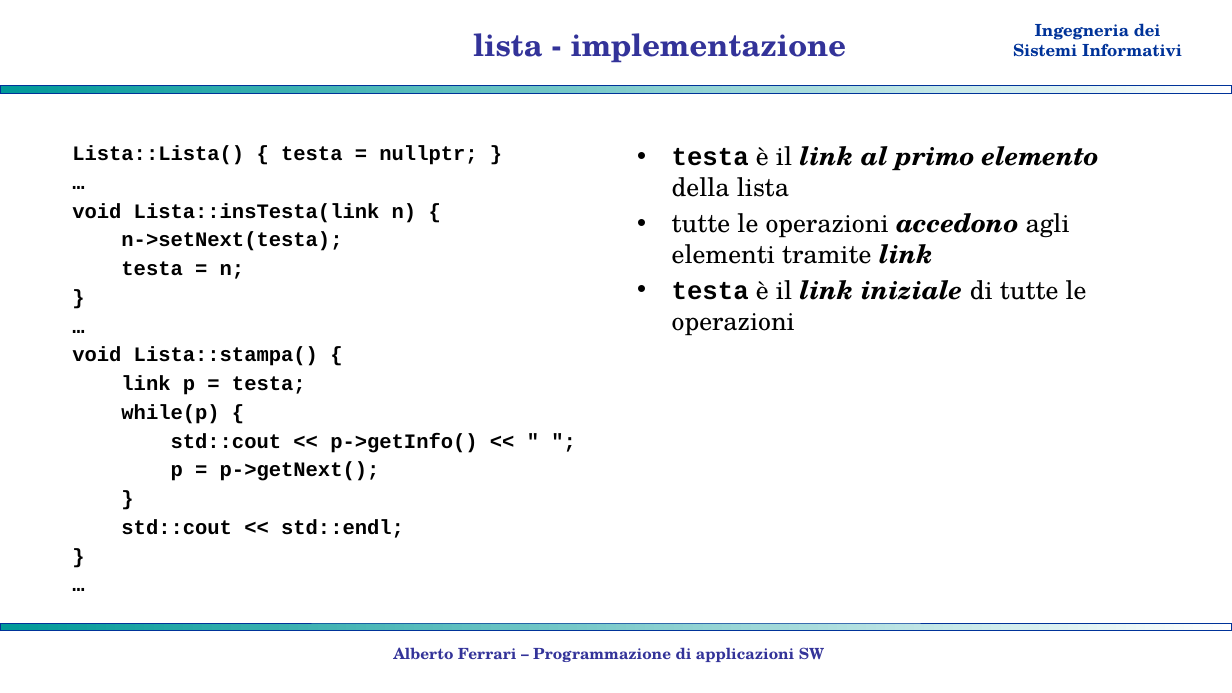
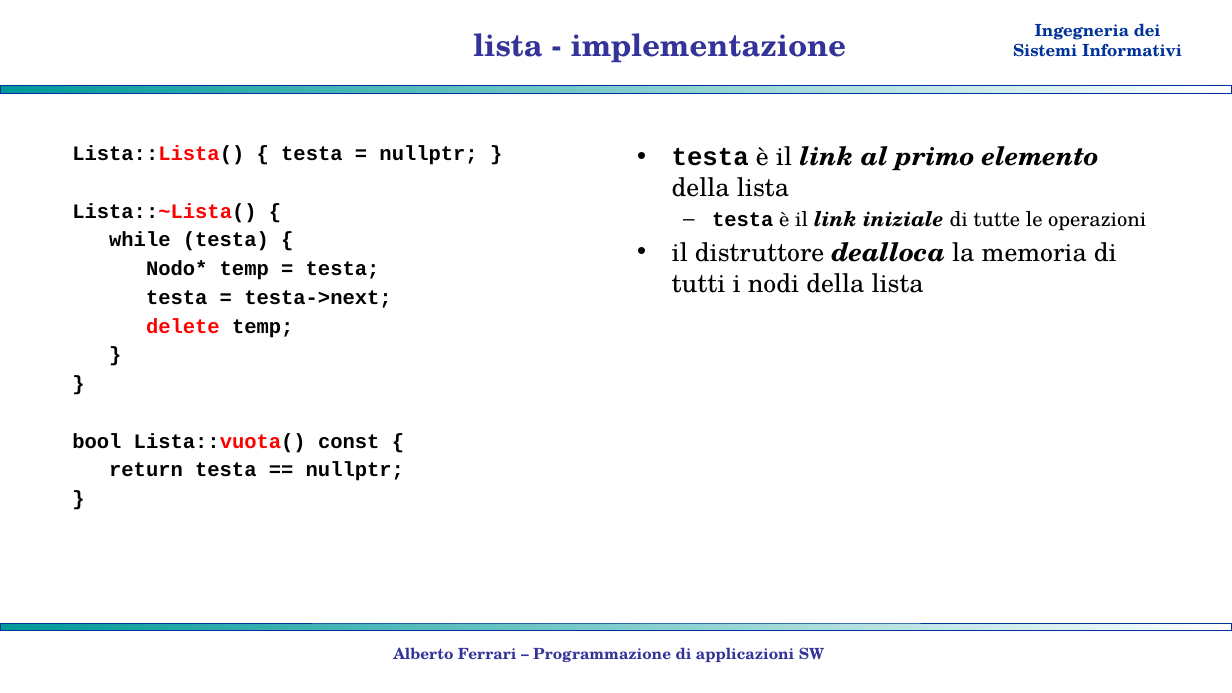
Before and after one commit to albertoferrari/pasw, a slide deck: slide 11 of lezioni/PASW06 - strutture lineari.pptx. Drawn at 1232x693 pixels with LibreOffice and Linux fonts; fonts in the diff are those of the drawing; background and template pictures are left out. Boxes give left, top, right and bottom in pixels: in the first picture for what was removed or moved away, otherwise in the second. Text is boxed around its words. In the diff, an @@ line names an element or a change of style, - is before the commit and + after.

```diff
--- a/lezioni/PASW06 - strutture lineari.pptx
+++ b/lezioni/PASW06 - strutture lineari.pptx
@@ text at (x1=72, y1=146, x2=477, y2=481): paragraph removed @@
-…
@@ text at (x1=72, y1=146, x2=477, y2=165): text colour #000000 to #FF0000 in "Lista::Lista()" @@
@@ text at (x1=72, y1=203, x2=391, y2=338): text changed @@
-…
-void Lista::insTesta(link n) {
-n->setNext(testa);
-testa = n;
+Lista::~Lista() {
+while (testa) {
+Nodo* temp = testa;
+testa = testa->next;
+delete temp;
@@ text at (x1=672, y1=213, x2=1070, y2=264): paragraph removed @@
-• tutte le operazioni accedono agli elementi tramite link
@@ text at (x1=712, y1=211, x2=1146, y2=230): size 20 to 16 pt in "testa è il link iniziale di tutte ..."; bullet • to –; list level 1 to 2 in "testa è il link iniziale ..." @@
@@ text at (x1=672, y1=242, x2=1117, y2=293): paragraph added @@
+• il distruttore dealloca la memoria di tutti i nodi della lista
@@ text at (x1=72, y1=347, x2=477, y2=481): paragraphs removed @@
-…
-void Lista::stampa() {
-link p = testa;
-while(p) {
-std::cout << p->getInfo() << " ";
-p = p->getNext();
@@ text at (x1=72, y1=433, x2=404, y2=481): text changed @@
-std::cout << std::endl;
+bool Lista::vuota() const {
+return testa == nullptr;
```
Also in this commit, not shown: 7 other slides changed, 3 slides added, 1 other file.
